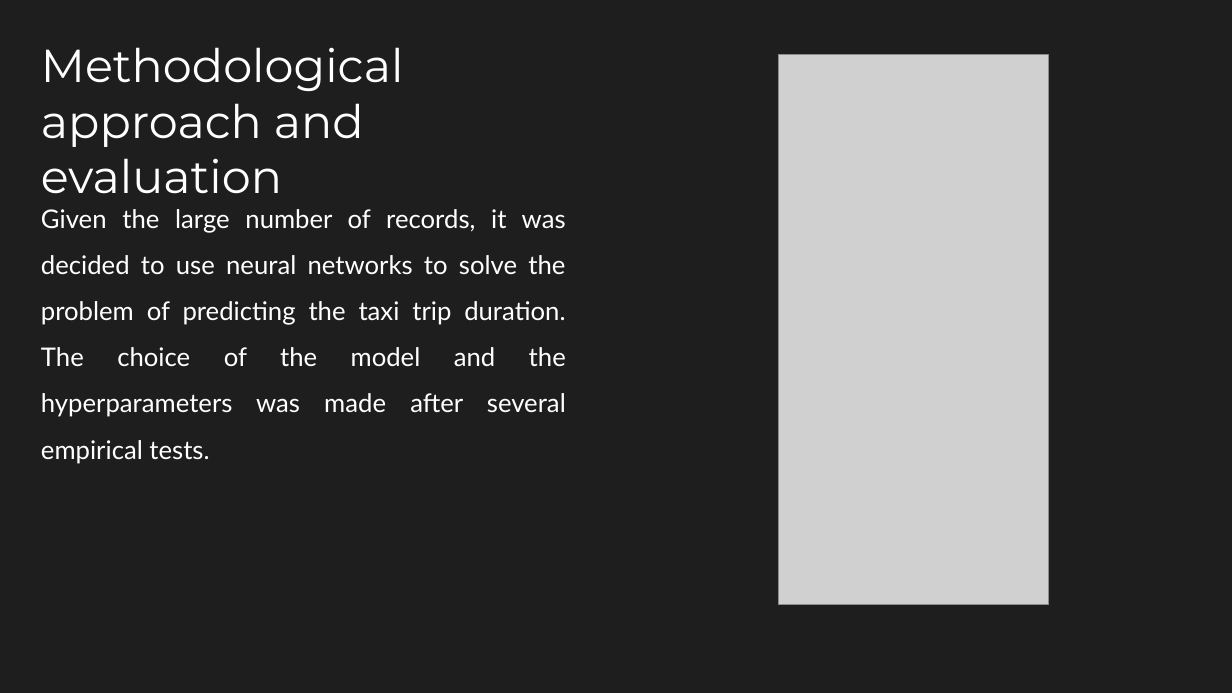
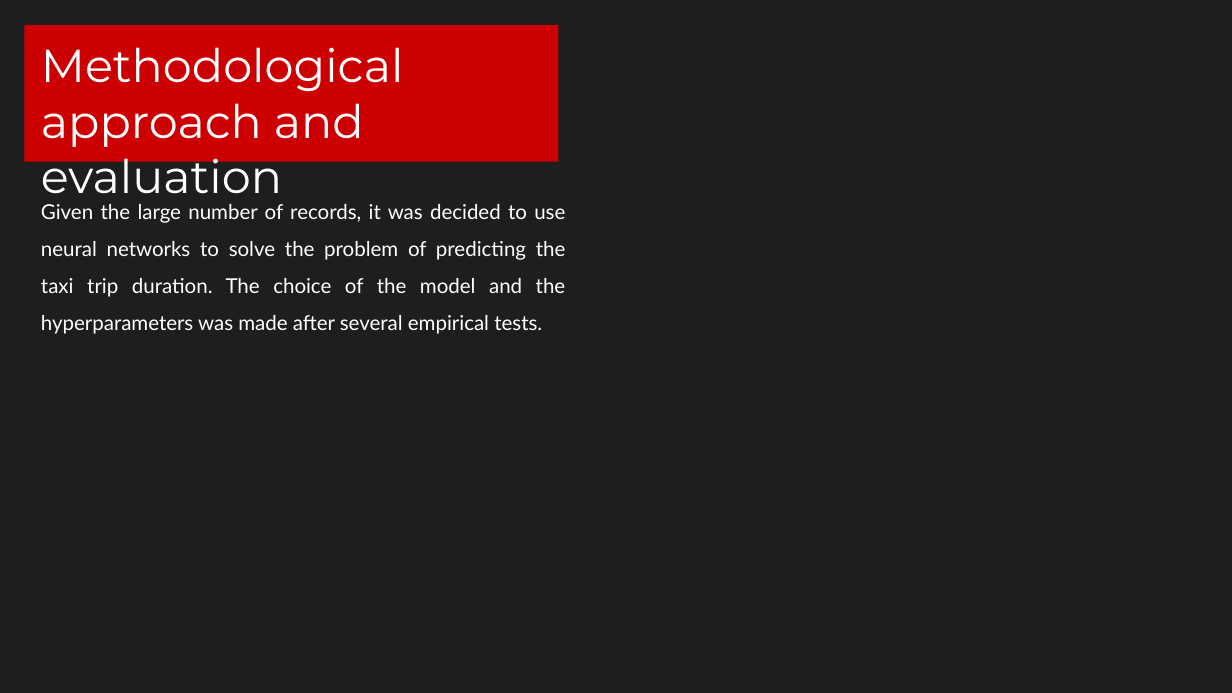
Before and after one commit to federicodeservi/TMS_project, a slide deck: slide 5 of presentation/presentation.pptx. Drawn at 1232x693 pixels with LibreOffice and Linux fonts; fonts in the diff are those of the drawing; grey boxes stand for pictures. Boxes give left, top, right and bottom in pixels: in the first picture for what was removed or moved away, otherwise in the second. Text is boxed around its words. In the diff, an @@ line names an element or a change of style, - is before the commit and + after.

```diff
--- a/presentation/presentation.pptx
+++ b/presentation/presentation.pptx
@@ rectangle added at (x1=24, y1=25, x2=558, y2=162), fill #CC0001 @@
@@ picture removed at (x1=779, y1=55, x2=1049, y2=605) @@
@@ text "Given the large number of ..." at (x1=41, y1=204, x2=566, y2=334): size 20 to 16 pt @@
```
Also in this commit, not shown: 9 other slides changed, 2 slides removed, 3 other files.
